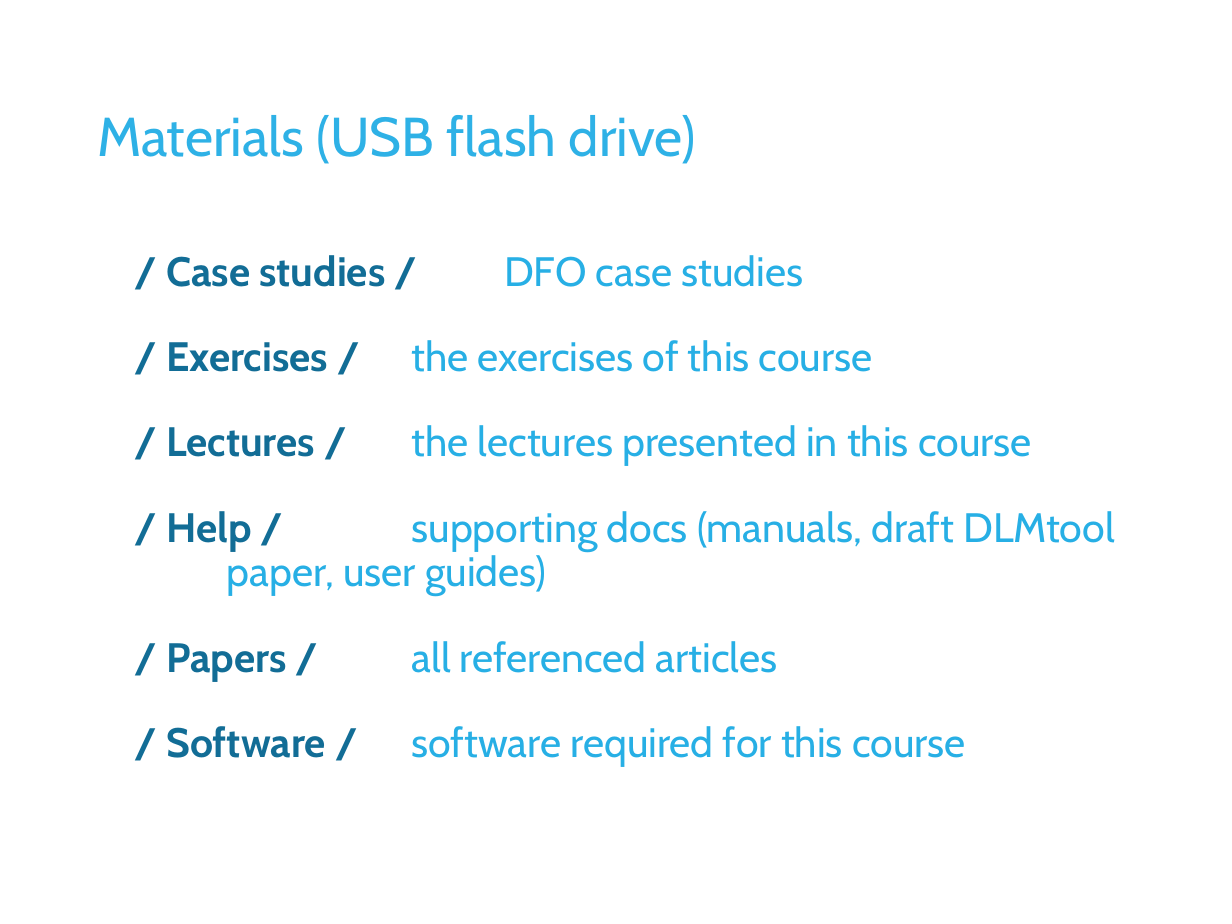
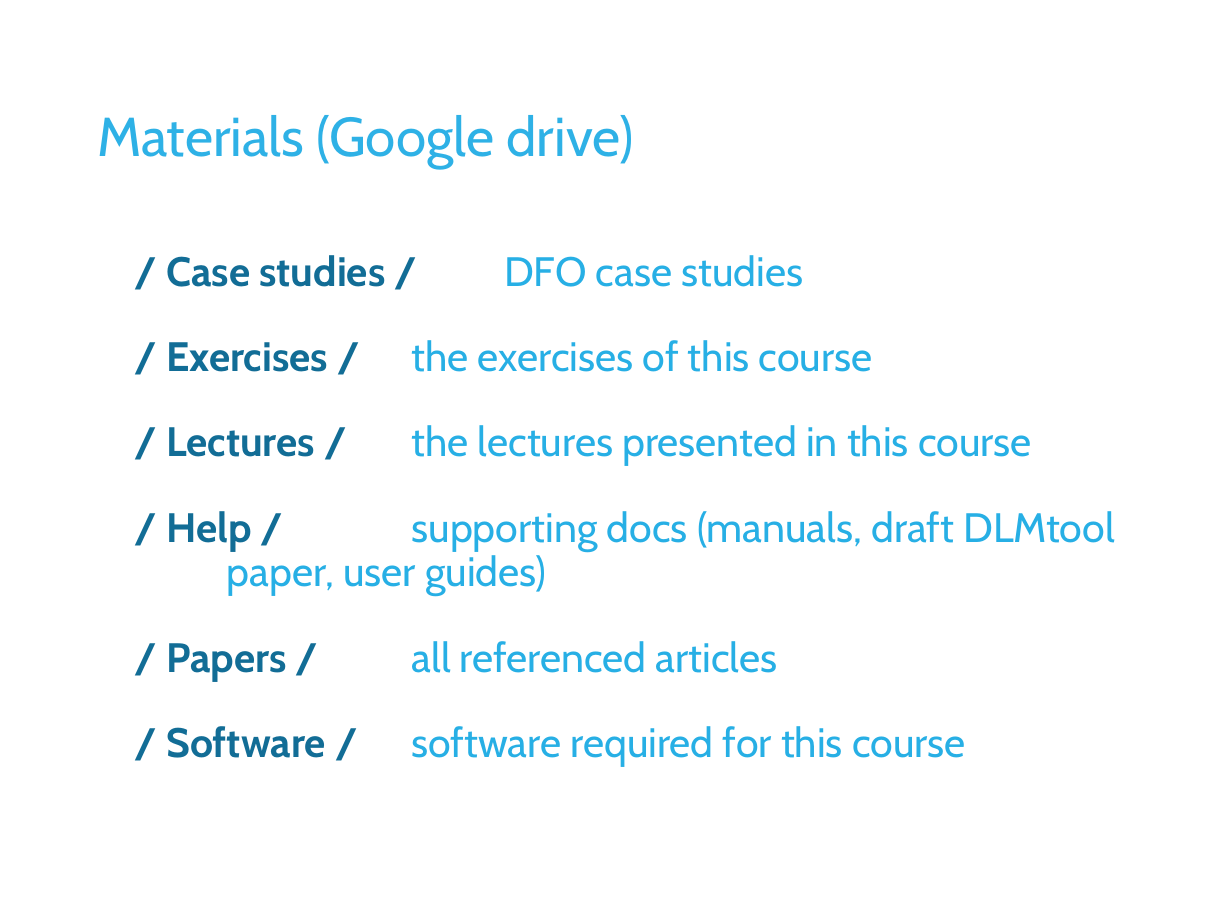
Before and after one commit to DLMtool/DLMDev, a slide deck: slide 6 of Disused code/Misc/DLM_DFO/Lectures/1 Introduction/L1a Foreword.pptx. Drawn at 1232x924 pixels with LibreOffice and Linux fonts; fonts in the diff are those of the drawing; background and template pictures are left out. Boxes give left, top, right and bottom in pixels: in the first picture for what was removed or moved away, otherwise in the second. Text is boxed around its words. In the diff, an @@ line names an element or a change of style, - is before the commit and + after.

```diff
--- a/Disused code/Misc/DLM_DFO/Lectures/1 Introduction/L1a Foreword.pptx
+++ b/Disused code/Misc/DLM_DFO/Lectures/1 Introduction/L1a Foreword.pptx
@@ title at [97, 115, 634, 168]: text changed @@
-Materials (USB flash drive)
+Materials (Google drive)
```
Also in this commit, not shown: 1 other file.
